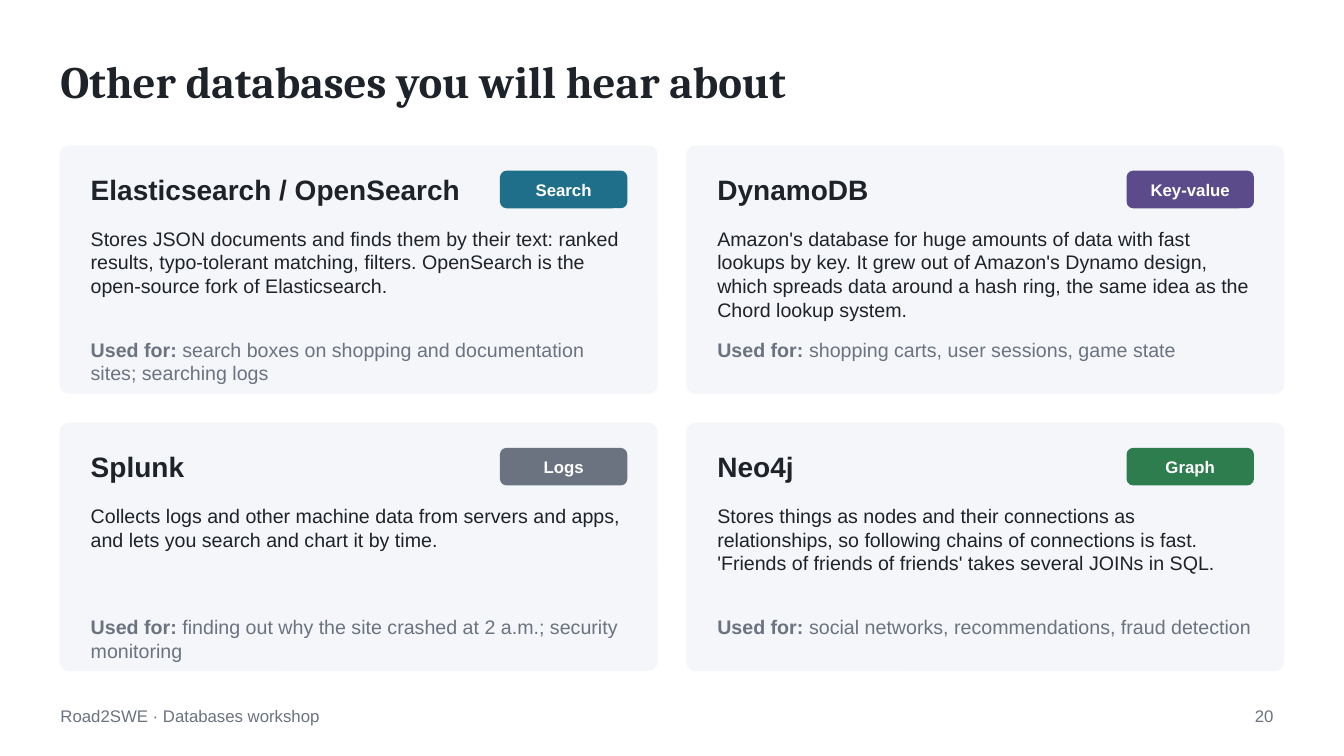
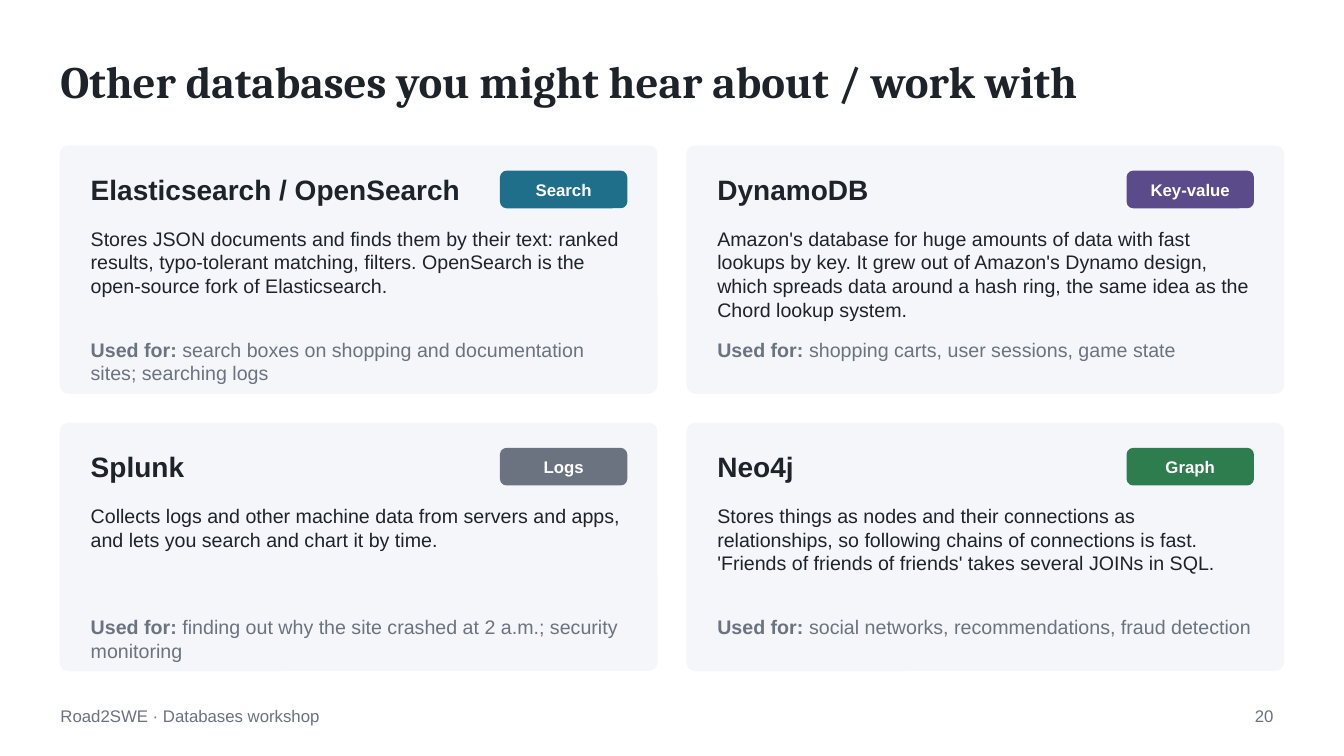
Before and after one commit to Trian27/RTSWEDatabasesWorkshop, a slide deck: slide 20 of slides/databases-workshop.pptx. Drawn at 1344x756 pixels with LibreOffice and Linux fonts; fonts in the diff are those of the drawing. Boxes give left, top, right and bottom in pixels: in the first picture for what was removed or moved away, otherwise in the second. Text is boxed around its words. In the diff, an @@ line names an element or a change of style, - is before the commit and + after.

```diff
--- a/slides/databases-workshop.pptx
+++ b/slides/databases-workshop.pptx
@@ title at bbox=[60, 67, 1077, 108]: text changed @@
-Other databases you will hear about
+Other databases you might hear about / work with
```
Also in this commit, not shown: 3 other slides changed.
